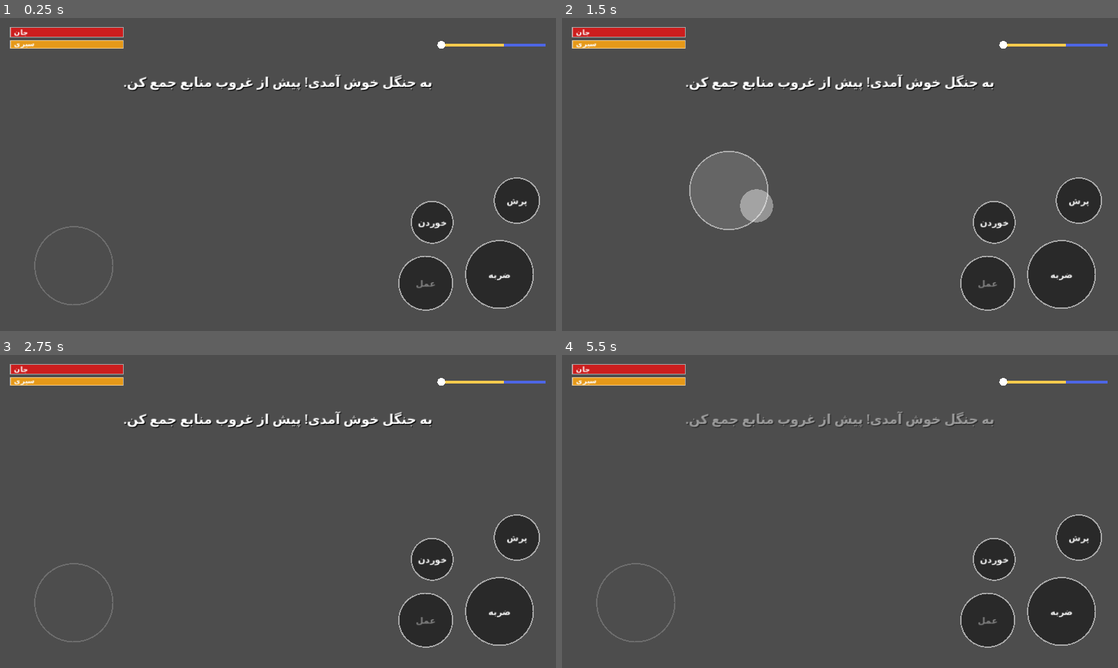
Above: before the commit, frames 1-4 (two rows, left to right).
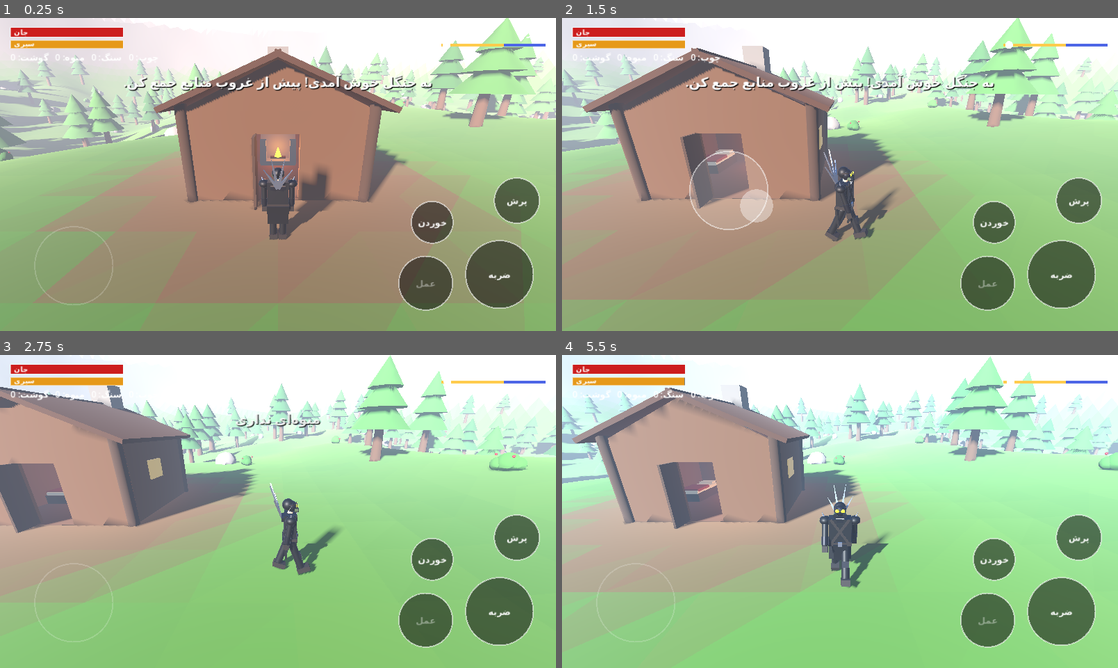
Above: after the commit, the same moments.

Repository: sohrabsaremi/Shabah-e-Jangal
Game: Godot game, scene res://main.tscn
Two runs of this game, one before a commit and one after it. Both use one fixed random seed, a clock stepped at 60 frames per second and the inputs below.
Inputs (mouse positions are in pixels of both pictures, inside the frame that each line leads up to):
- Up to frame 1 (0.25 s): no input
- Up to frame 2 (1.5 s): tap Enter at 0.5 s; move the mouse to (962, 158) at 0.52 s; hold D 0.53-1.25 s; tap F at 0.6 s; click (962, 158) at 0.67 s; tap Space at 0.77 s; drag from (728, 190) to (812, 237) at 1.27 s
- Up to frame 3 (2.75 s): move the mouse to (333, 442) at 2.02 s; hold D from 2.03 s (still down); tap Q at 2.1 s
- Up to frame 4 (5.5 s): release D at 2.75 s; drag from (812, 574) to (673, 464) at 2.77 s; move the mouse to (1006, 558) at 3.52 s; hold A 3.53-4.25 s; tap E at 3.6 s; tap Space at 3.77 s; drag from (673, 464) to (756, 433) at 4.27 s; move the mouse to (867, 511) at 5.02 s; hold S from 5.03 s (still down); tap F at 5.1 s; click (867, 511) at 5.17 s

The runs differ from the first frame. In frame 1, 95% of the frame differs, in the area x 0-100%, y 0-100%; in frame 2, 95%; in frame 3, 98%; in frame 4, 98%.
Error before the commit: Invalid assignment of property or key 'hud' with value of type 'Control (hud.gd)' on a base object of type 'CharacterBody3D (player.gd)'. (res://scripts/main.g…

Commit message:
Update player.gd

Diff:
--- a/scripts/player.gd
+++ b/scripts/player.gd
@@ -2,136 +2,225 @@
 
 const Models = preload("res://scripts/models.gd")
 
-signal killed(pos: Vector3)
-
+signal died
+
+const SPEED := 5.2
 const GRAVITY := 24.0
-
-var target
+const JUMP_V := 7.5
+
+var hud
 var cabin_pos: Vector3 = Vector3.ZERO
-var hp: float = 50.0
-var damage: float = 8.0
-var speed: float = 3.4
-var ring_phase: float = 0.0
-
+
+var max_hp: float = 100.0
+var hp: float = 100.0
+var hunger: float = 100.0
+var thirst: float = 100.0
+var fatigue: float = 0.0
+var in_cabin: bool = false
 var dead: bool = false
-var attack_cd: float = 1.0
-var attack_anim: float = 0.0
-var stun: float = 0.0
-var walk_phase: float = 0.0
-var life: float = 0.0
-
+var weapon_damage: float = 10.0
+var inv: Dictionary = {"wood": 0, "stone": 0, "fruit": 0, "meat": 0}
+
+var yaw: float = 0.0
+var pitch: float = -0.35
 var model: Node3D
+var pivot: Node3D
+var arm: SpringArm3D
+var cam: Camera3D
 var legL: Node3D
 var legR: Node3D
 var armL: Node3D
 var armR: Node3D
+var attack_cd: float = 0.0
+var attack_anim: float = 0.0
+var walk_phase: float = 0.0
+var regen_delay: float = 0.0
 
 
 func _ready() -> void:
-	add_to_group("cannibals")
-	collision_layer = 8
-	collision_mask = 1 | 4
+	add_to_group("player")
+	collision_layer = 2
+	collision_mask = 1 | 8
 	floor_snap_length = 0.5
 	floor_max_angle = deg_to_rad(50.0)
 
 	var cs := CollisionShape3D.new()
 	var shape := CapsuleShape3D.new()
-	shape.radius = 0.4
-	shape.height = 1.7
+	shape.radius = 0.38
+	shape.height = 1.8
 	cs.shape = shape
-	cs.position = Vector3(0, 0.85, 0)
+	cs.position = Vector3(0, 0.9, 0)
 	add_child(cs)
 
-	model = Models.build_cannibal(randf())
-	var s := randf_range(0.95, 1.15)
-	model.scale = Vector3(s, s, s)
+	model = Models.build_hero()
 	add_child(model)
 	legL = model.get_meta("legL")
 	legR = model.get_meta("legR")
 	armL = model.get_meta("armL")
 	armR = model.get_meta("armR")
-	speed *= randf_range(0.9, 1.15)
+
+	pivot = Node3D.new()
+	pivot.top_level = true
+	add_child(pivot)
+	pivot.global_position = global_position + Vector3(0, 1.6, 0)
+
+	arm = SpringArm3D.new()
+	arm.spring_length = 5.2
+	arm.margin = 0.3
+	var ball := SphereShape3D.new()
+	ball.radius = 0.3
+	arm.shape = ball
+	arm.collision_mask = 1
+	arm.add_excluded_object(get_rid())
+	pivot.add_child(arm)
+
+	cam = Camera3D.new()
+	cam.fov = 70.0
+	cam.near = 0.1
+	cam.far = 260.0
+	arm.add_child(cam)
+	cam.current = true
+
+
+func _process(delta: float) -> void:
+	if pivot == null:
+		return
+	pivot.global_position = pivot.global_position.lerp(global_position + Vector3(0, 1.6, 0), clampf(delta * 14.0, 0.0, 1.0))
+	pivot.rotation = Vector3(pitch, yaw, 0.0)
 
 
 func _physics_process(delta: float) -> void:
-	if dead or target == null:
-		return
-	life += delta
+	if hud == null:
+		return
 	attack_cd = maxf(0.0, attack_cd - delta)
 	attack_anim = maxf(0.0, attack_anim - delta)
-	stun = maxf(0.0, stun - delta)
-	velocity.y -= GRAVITY * delta
-
-	var chasing: bool = (not target.in_cabin) and (not target.dead)
-	var dest: Vector3
-	if chasing:
-		dest = target.global_position
-	else:
-		var a := ring_phase + life * 0.15
-		dest = cabin_pos + Vector3(cos(a) * 7.0, 0.0, sin(a) * 7.0)
-	var to := dest - global_position
-	to.y = 0.0
-	var dist := to.length()
-	var dir := Vector3.ZERO
-	if dist > 0.05:
-		dir = to / dist
-	var stop_dist := 1.35 if chasing else 0.6
-
-	if stun > 0.0 or dist <= stop_dist:
-		velocity.x = move_toward(velocity.x, 0.0, 30.0 * delta)
-		velocity.z = move_toward(velocity.z, 0.0, 30.0 * delta)
-	else:
-		velocity.x = dir.x * speed
-		velocity.z = dir.z * speed
-	if dir.length() > 0.1 and stun <= 0.0:
-		model.rotation.y = lerp_angle(model.rotation.y, atan2(-dir.x, -dir.z), clampf(delta * 8.0, 0.0, 1.0))
+
+	var look: Vector2 = hud.consume_look()
+	var want_attack: bool = hud.consume_attack()
+	var want_jump: bool = hud.consume_jump()
+
+	if dead:
+		velocity.x = 0.0
+		velocity.z = 0.0
+		velocity.y -= GRAVITY * delta
+		move_and_slide()
+		return
+
+	yaw -= look.x * 0.006
+	pitch = clampf(pitch - look.y * 0.005, -1.2, 0.2)
+
+	var mv: Vector2 = hud.move_vec
+	if mv.length() > 1.0:
+		mv = mv.normalized()
+	var dir := Basis(Vector3.UP, yaw) * Vector3(mv.x, 0.0, mv.y)
+	velocity.x = dir.x * SPEED
+	velocity.z = dir.z * SPEED
+	if not is_on_floor():
+		velocity.y -= GRAVITY * delta
+	elif want_jump:
+		velocity.y = JUMP_V
+	if mv.length() > 0.1:
+		var target_ang := atan2(-dir.x, -dir.z)
+		model.rotation.y = lerp_angle(model.rotation.y, target_ang, clampf(delta * 12.0, 0.0, 1.0))
 	move_and_slide()
 
-	if chasing and dist < 1.9 and attack_cd <= 0.0 and stun <= 0.0:
-		attack_cd = 1.3
-		attack_anim = 0.35
-		target.take_damage(damage)
-
-	var sp := Vector2(velocity.x, velocity.z).length() / maxf(speed, 0.1)
+	if want_attack and attack_cd <= 0.0:
+		_attack()
+
+	var rel := global_position - cabin_pos
+	in_cabin = absf(rel.x) < 2.75 and absf(rel.z) < 2.3 and rel.y < 3.0
+
+	_survival(delta)
+	var sp := Vector2(velocity.x, velocity.z).length() / SPEED
 	_animate(delta, clampf(sp, 0.0, 1.0))
 
 
-func take_damage(amount: float, from_pos: Vector3) -> void:
+func _survival(delta: float) -> void:
+	hunger = maxf(0.0, hunger - 0.22 * delta)
+	thirst = maxf(0.0, thirst - 0.34 * delta)
+	fatigue = minf(100.0, fatigue + (0.12 if velocity.length() > 0.5 else 0.045) * delta)
+	if in_cabin and not dead:
+		fatigue = maxf(0.0, fatigue - 1.2 * delta)
+	regen_delay = maxf(0.0, regen_delay - delta)
+	if hunger <= 0.0 or thirst <= 0.0:
+		hp -= (1.5 if hunger <= 0.0 else 2.2) * delta
+		if hp <= 0.0:
+			_die()
+	elif fatigue >= 100.0:
+		hp -= 0.45 * delta
+		if hp <= 0.0:
+			_die()
+	elif hunger > 40.0 and regen_delay <= 0.0 and hp < max_hp:
+		hp = minf(max_hp, hp + 1.0 * delta)
+
+
+func _attack() -> void:
+	attack_cd = 0.55
+	attack_anim = 0.3
+	var fwd := -model.global_transform.basis.z
+	fwd.y = 0.0
+	fwd = fwd.normalized()
+	for e in get_tree().get_nodes_in_group("cannibals"):
+		var to: Vector3 = e.global_position - global_position
+		to.y = 0.0
+		var d := to.length()
+		if d < 2.4 and d > 0.001 and fwd.dot(to / d) > 0.25:
+			e.take_damage(weapon_damage, global_position)
+
+
+func take_damage(amount: float) -> void:
 	if dead:
 		return
 	hp -= amount
-	stun = 0.3
-	var push := global_position - from_pos
-	push.y = 0.0
-	if push.length() > 0.01:
-		push = push.normalized()
-		velocity.x = push.x * 6.0
-		velocity.z = push.z * 6.0
+	regen_delay = 6.0
+	hud.flash = 0.5
 	if hp <= 0.0:
 		_die()
 
 
 func _die() -> void:
+	if dead:
+		return
 	dead = true
-	collision_layer = 0
-	collision_mask = 0
-	remove_from_group("cannibals")
-	killed.emit(global_position)
+	hp = 0.0
 	var tw := create_tween()
 	tw.tween_property(model, "rotation:x", PI / 2.0, 0.5)
-	tw.tween_interval(3.0)
-	tw.tween_callback(queue_free)
+	died.emit()
+
+
+func respawn(pos: Vector3) -> void:
+	dead = false
+	hp = 60.0
+	hunger = maxf(hunger, 50.0)
+	thirst = maxf(thirst, 45.0)
+	fatigue = minf(fatigue, 55.0)
+	global_position = pos
+	velocity = Vector3.ZERO
+	model.rotation = Vector3.ZERO
+
+
+func drink_water() -> void:
+	thirst = minf(100.0, thirst + 55.0)
+	fatigue = maxf(0.0, fatigue - 5.0)
+
+func eat() -> bool:
+	if inv["fruit"] > 0:
+		inv["fruit"] -= 1
+		hunger = minf(100.0, hunger + 20.0)
+		hp = minf(max_hp, hp + 4.0)
+		return true
+	return false
 
 
 func _animate(delta: float, speed_frac: float) -> void:
 	if speed_frac > 0.05:
-		walk_phase += delta * 9.0 * speed_frac
-	var amp := 0.8 * speed_frac
+		walk_phase += delta * 11.0 * speed_frac
+	var amp := 0.85 * speed_frac
 	var k := clampf(delta * 15.0, 0.0, 1.0)
 	legL.rotation.x = lerpf(legL.rotation.x, sin(walk_phase) * amp, k)
 	legR.rotation.x = lerpf(legR.rotation.x, -sin(walk_phase) * amp, k)
-	armL.rotation.x = lerpf(armL.rotation.x, -sin(walk_phase) * amp * 0.6, k)
-	var ar := 0.9 + sin(walk_phase) * amp * 0.3
+	armL.rotation.x = lerpf(armL.rotation.x, -sin(walk_phase) * amp * 0.7, k)
+	var ar := sin(walk_phase) * amp * 0.7
 	if attack_anim > 0.0:
-		ar = 0.9 + 1.6 * sin((1.0 - attack_anim / 0.35) * PI)
-	armR.rotation.x = lerpf(armR.rotation.x, ar, clampf(delta * 20.0, 0.0, 1.0))
+		ar = 2.3 * sin((1.0 - attack_anim / 0.3) * PI)
+	armR.rotation.x = lerpf(armR.rotation.x, ar, clampf(delta * 25.0, 0.0, 1.0))
